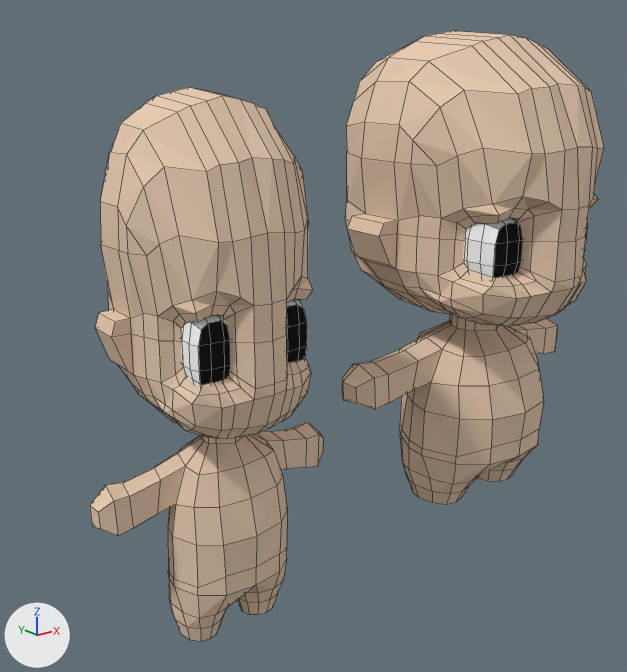
Before and after pictures for a commit that changed the Blender file Character Models/BaseChildRigged.blend.
The view is the same before and after, from a 50 mm camera at (-5.47, -8.65, 5.53) aimed at (1.94, 0.62, 1.82). Lighting does not change. The marker at lower left points along +X, +Y and +Z. Mesh edges are drawn as thin lines.

The first picture shows 'Character', 'Character.001'.
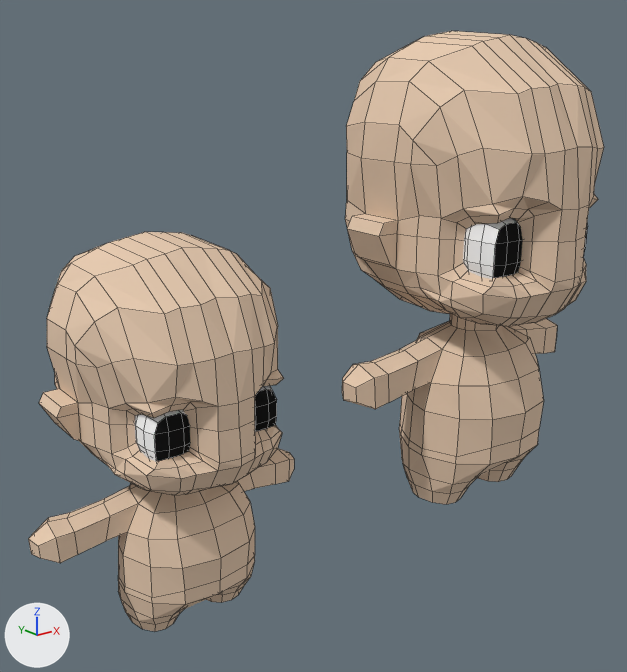
The newer file is also turned or shifted as a whole; pictures and numbers use the older file's frame.

Boxes (x1, y1, x2, y2) around the edits, measured in the pictures (627 x 672 px):
```json
{"object": "Character", "change": "moved, rescaled", "before": [90, 87, 323, 641], "after": [342, 31, 604, 504], "on screen": "12% wider, 15% shorter"}
{"object": "Character.001", "change": "mesh rescaled", "before": [342, 31, 604, 504], "after": [28, 232, 294, 631], "on screen": "16% shorter"}
```

Edits to the scene script, one JSON object a line:
```json
{"block": "me_cube_001", "where": "me_cube_001.from_pydata(...)  # 735 vertices, 691 faces; spans x -2.43..2.43, y -1.54..2.63, z -3.28..3.91"}
{"block": "me_cube_001", "where": "# used by ob_character_001; location = (4.78, -0.13, 2.09)"}
{"block": "me_cube_001", "change": "me_cube_001 part 1: the whole mesh is scaled about its middle by (0.774, 0.774, 0.673), then moved by (-5.39, -0.09, -1.21)"}
{"op": "set", "path": "ob_character.scale", "old": "(0.721, 0.646, 0.968)", "new": "(1.0, 1.0, 1.0)"}
{"op": "set", "path": "ob_character.location", "old": "(0.01, -0.08, 1.48)", "new": "(4.78, -0.13, 2.09)"}
```
